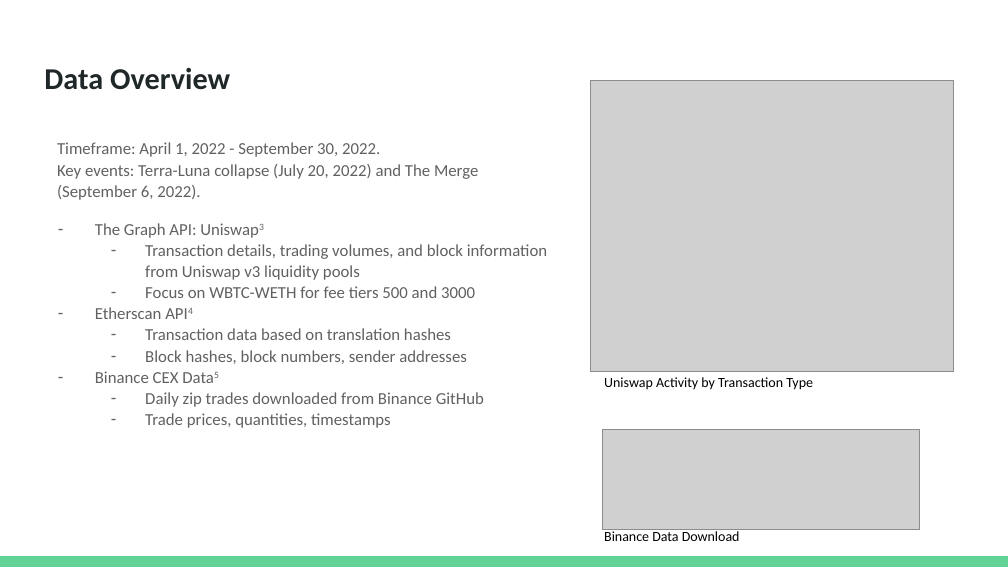
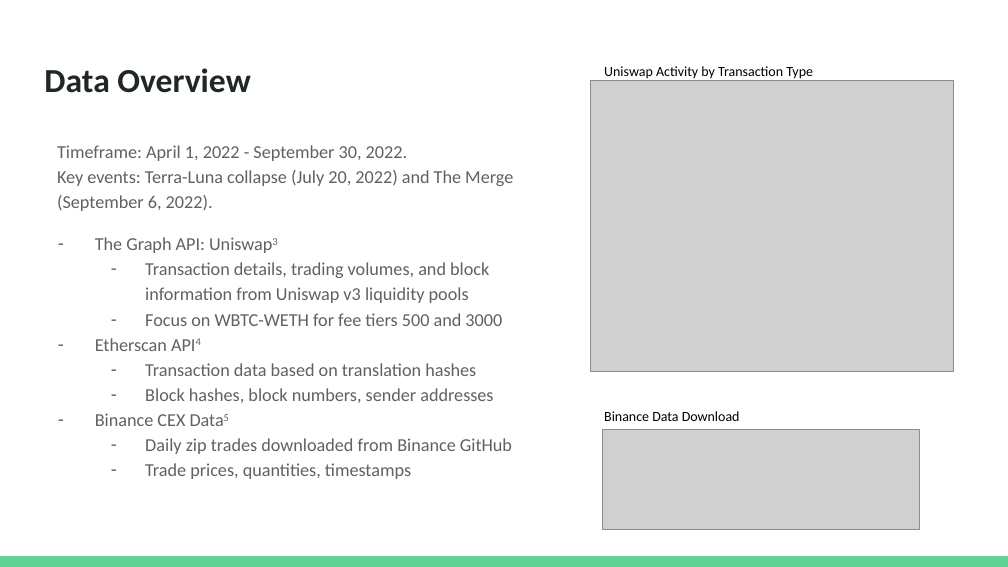
Before and after one commit to datagero/defi-liquidity-events-effect, a slide deck: slide 7 of Final Presentation Slides/Team 111 Presentation Slides.pptx. Drawn at 1008x567 pixels with LibreOffice and Linux fonts; fonts in the diff are those of the drawing; grey boxes stand for pictures. Boxes give left, top, right and bottom in pixels: in the first picture for what was removed or moved away, otherwise in the second. Text is boxed around its words. In the diff, an @@ line names an element or a change of style, - is before the commit and + after.

```diff
--- a/Final Presentation Slides/Team 111 Presentation Slides.pptx
+++ b/Final Presentation Slides/Team 111 Presentation Slides.pptx
@@ title "Data Overview" at [44, 68, 250, 93]: size 21.6 to 24 pt @@
@@ text "Uniswap Activity by Transaction Type": place and size @@
-text "Uniswap Activity by Transaction Type" at [604, 377, 813, 390]
+text "Uniswap Activity by Transaction Type" at [604, 66, 813, 79]
@@ text "Timeframe: April 1, 2022 - ..." at [57, 145, 513, 479]: size 12 to 13 pt; line spacing 1.05 to 1.15 @@
@@ text "Binance Data Download": place and size @@
-text "Binance Data Download" at [604, 529, 740, 541]
+text "Binance Data Download" at [604, 411, 740, 421]
```
Also in this commit, not shown: 14 other slides changed, 1 slide removed, 3 other files.
